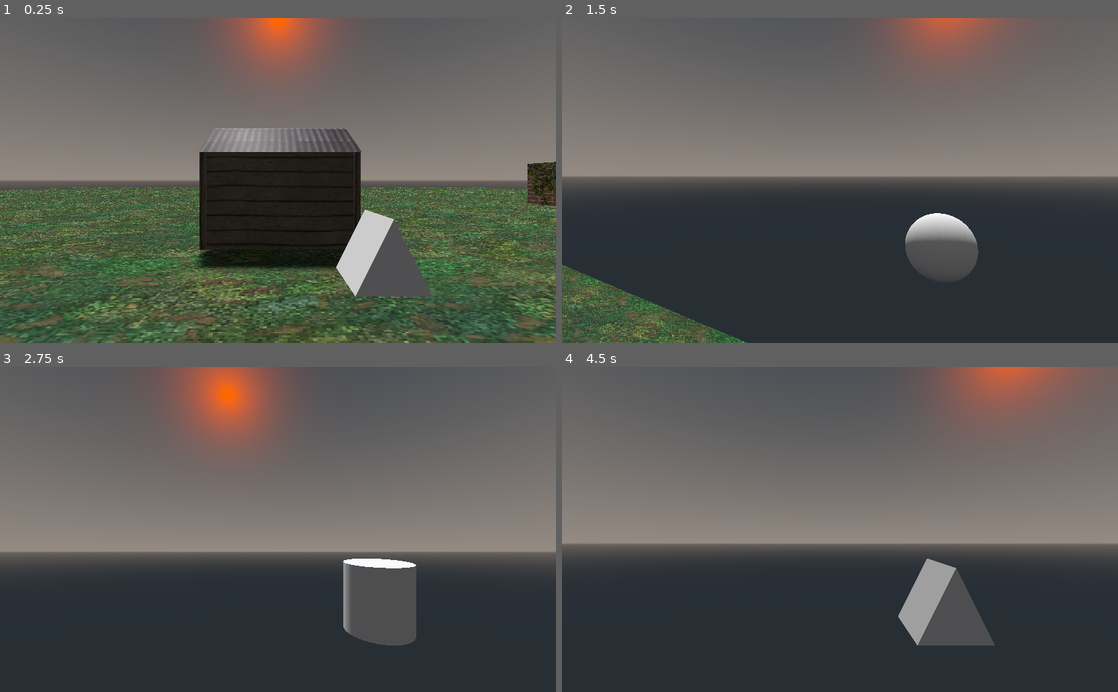
Above: before the commit, frames 1-4 (two rows, left to right).
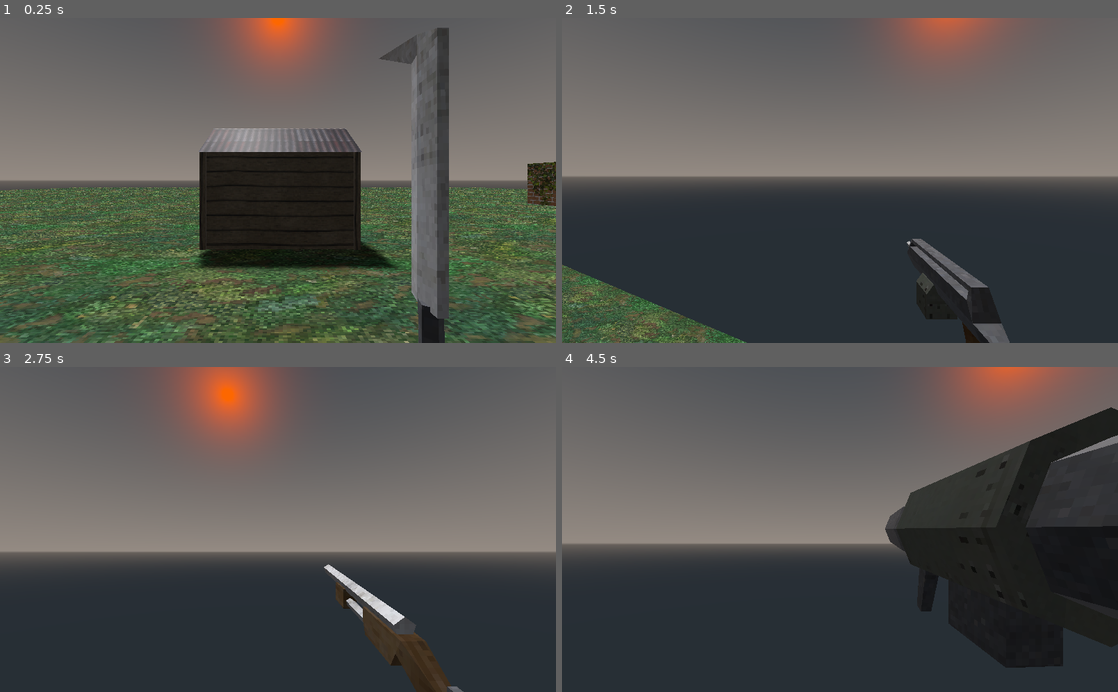
Above: after the commit, the same moments.

Repository: ikilinc1/-Godot-Engine-Retro-3D-FPS
Game: Godot game, scene res://World.tscn
Two runs of this game, one before a commit and one after it. Both use one fixed random seed, a clock stepped at 60 frames per second and the inputs below.
Inputs (mouse positions are in pixels of both pictures, inside the frame that each line leads up to):
- Up to frame 1 (0.25 s): no input
- Up to frame 2 (1.5 s): tap Enter at 0.5 s; move the mouse to (867, 180) at 0.52 s; hold W (move_forwards) from 0.53 s (still down); tap 1 at 0.6 s; tap Space (jump) at 0.77 s; move the mouse to (812, 180) at 1.27 s; tap 2 at 1.35 s
- Up to frame 3 (2.75 s): keep holding W (move_forwards); tap Space (jump) at 1.52, 2 s; move the mouse to (289, 523) at 2.02 s; tap 3 at 2.1 s
- Up to frame 4 (4.5 s): keep holding W (move_forwards); tap Enter at 2.75, 4.25 s; move the mouse to (834, 536) at 2.77 s; tap 4 at 2.85 s; tap Space (jump) at 3.02, 3.5, 3.77 s; move the mouse to (878, 532) at 3.52 s; tap 5 at 3.6 s; move the mouse to (795, 526) at 4.27 s; tap 6 at 4.35 s

The runs differ from the first frame. In frame 1, 7.1% of the frame differs, in the area x 60-81%, y 2-100%; in frame 2, 3.2%; in frame 3, 4.0%; in frame 4, 23%, in the area x 58-100%, y 12-93%.

Commit message:
added animation to weapons

Diff:
--- a/Retro-3D-FPS/characters/player/Player.tscn
+++ b/Retro-3D-FPS/characters/player/Player.tscn
@@ -1,20 +1,337 @@
-[gd_scene load_steps=10 format=2]
+[gd_scene load_steps=22 format=2]
 
 [ext_resource path="res://characters/player/Player.gd" type="Script" id=1]
 [ext_resource path="res://characters/CharacterMover.gd" type="Script" id=2]
 [ext_resource path="res://characters/HealthManager.gd" type="Script" id=3]
 [ext_resource path="res://characters/player/WeaponManager.gd" type="Script" id=4]
+[ext_resource path="res://weapons/rocketlauncher.glb" type="PackedScene" id=5]
+[ext_resource path="res://weapons/shotgun.glb" type="PackedScene" id=6]
+[ext_resource path="res://weapons/machinegun.glb" type="PackedScene" id=7]
+[ext_resource path="res://weapons/machete.glb" type="PackedScene" id=8]
 
 [sub_resource type="CapsuleShape" id=1]
 radius = 0.5
 
-[sub_resource type="CubeMesh" id=2]
-
-[sub_resource type="SphereMesh" id=3]
-
-[sub_resource type="CylinderMesh" id=4]
-
-[sub_resource type="PrismMesh" id=5]
+[sub_resource type="Animation" id=2]
+length = 0.001
+tracks/0/type = "value"
+tracks/0/path = NodePath("Graphics:translation")
+tracks/0/interp = 1
+tracks/0/loop_wrap = true
+tracks/0/imported = false
+tracks/0/enabled = true
+tracks/0/keys = {
+"times": PoolRealArray( 0 ),
+"transitions": PoolRealArray( 1 ),
+"update": 0,
+"values": [ Vector3( 0, 0, 0 ) ]
+}
+tracks/1/type = "value"
+tracks/1/path = NodePath("Graphics:rotation_degrees")
+tracks/1/interp = 1
+tracks/1/loop_wrap = true
+tracks/1/imported = false
+tracks/1/enabled = true
+tracks/1/keys = {
+"times": PoolRealArray( 0 ),
+"transitions": PoolRealArray( 1 ),
+"update": 0,
+"values": [ Vector3( 0, 0, 0 ) ]
+}
+
+[sub_resource type="Animation" id=3]
+resource_name = "attack"
+length = 0.3
+step = 0.05
+tracks/0/type = "value"
+tracks/0/path = NodePath("Graphics:translation")
+tracks/0/interp = 1
+tracks/0/loop_wrap = true
+tracks/0/imported = false
+tracks/0/enabled = true
+tracks/0/keys = {
+"times": PoolRealArray( 0, 0.1, 0.3 ),
+"transitions": PoolRealArray( 1, 1, 1 ),
+"update": 0,
+"values": [ Vector3( -0.1, 0, 2.98023e-08 ), Vector3( -0.1, 0, 0.2 ), Vector3( 0, 0, 0 ) ]
+}
+tracks/1/type = "value"
+tracks/1/path = NodePath("Graphics:rotation_degrees")
+tracks/1/interp = 1
+tracks/1/loop_wrap = true
+tracks/1/imported = false
+tracks/1/enabled = true
+tracks/1/keys = {
+"times": PoolRealArray( 0, 0.1, 0.3 ),
+"transitions": PoolRealArray( 1, 1, 1 ),
+"update": 0,
+"values": [ Vector3( 19.9207, -1.81693, -5.3191 ), Vector3( -76.6706, 57.4746, -41.2784 ), Vector3( 0, 0, 0 ) ]
+}
+
+[sub_resource type="Animation" id=4]
+resource_name = "idle"
+loop = true
+tracks/0/type = "value"
+tracks/0/path = NodePath("Graphics:translation")
+tracks/0/interp = 1
+tracks/0/loop_wrap = true
+tracks/0/imported = false
+tracks/0/enabled = true
+tracks/0/keys = {
+"times": PoolRealArray( 0 ),
+"transitions": PoolRealArray( 1 ),
+"update": 0,
+"values": [ Vector3( 0, 0, 0 ) ]
+}
+tracks/1/type = "value"
+tracks/1/path = NodePath("Graphics:rotation_degrees")
+tracks/1/interp = 1
+tracks/1/loop_wrap = true
+tracks/1/imported = false
+tracks/1/enabled = true
+tracks/1/keys = {
+"times": PoolRealArray( 0 ),
+"transitions": PoolRealArray( 1 ),
+"update": 0,
+"values": [ Vector3( 0, 0, 0 ) ]
+}
+
+[sub_resource type="Animation" id=5]
+length = 0.001
+tracks/0/type = "value"
+tracks/0/path = NodePath("Graphics:translation")
+tracks/0/interp = 1
+tracks/0/loop_wrap = true
+tracks/0/imported = false
+tracks/0/enabled = true
+tracks/0/keys = {
+"times": PoolRealArray( 0 ),
+"transitions": PoolRealArray( 1 ),
+"update": 0,
+"values": [ Vector3( 0, 0, 0 ) ]
+}
+tracks/1/type = "value"
+tracks/1/path = NodePath("Graphics:rotation_degrees")
+tracks/1/interp = 1
+tracks/1/loop_wrap = true
+tracks/1/imported = false
+tracks/1/enabled = true
+tracks/1/keys = {
+"times": PoolRealArray( 0 ),
+"transitions": PoolRealArray( 1 ),
+"update": 0,
+"values": [ Vector3( 0, 0, 0 ) ]
+}
+
+[sub_resource type="Animation" id=6]
+resource_name = "attack"
+length = 0.2
+tracks/0/type = "value"
+tracks/0/path = NodePath("Graphics:translation")
+tracks/0/interp = 1
+tracks/0/loop_wrap = true
+tracks/0/imported = false
+tracks/0/enabled = true
+tracks/0/keys = {
+"times": PoolRealArray( 0, 0.2 ),
+"transitions": PoolRealArray( 1, 1 ),
+"update": 0,
+"values": [ Vector3( 0, 0, 0.1 ), Vector3( 0, 0, 0 ) ]
+}
+
+[sub_resource type="Animation" id=7]
+resource_name = "idle"
+loop = true
+tracks/0/type = "value"
+tracks/0/path = NodePath("Graphics:translation")
+tracks/0/interp = 1
+tracks/0/loop_wrap = true
+tracks/0/imported = false
+tracks/0/enabled = true
+tracks/0/keys = {
+"times": PoolRealArray( 0 ),
+"transitions": PoolRealArray( 1 ),
+"update": 0,
+"values": [ Vector3( 0, 0, 0 ) ]
+}
+tracks/1/type = "value"
+tracks/1/path = NodePath("Graphics:rotation_degrees")
+tracks/1/interp = 1
+tracks/1/loop_wrap = true
+tracks/1/imported = false
+tracks/1/enabled = true
+tracks/1/keys = {
+"times": PoolRealArray( 0 ),
+"transitions": PoolRealArray( 1 ),
+"update": 0,
+"values": [ Vector3( 0, 0, 0 ) ]
+}
+
+[sub_resource type="Animation" id=8]
+length = 0.001
+tracks/0/type = "value"
+tracks/0/path = NodePath("Graphics:translation")
+tracks/0/interp = 1
+tracks/0/loop_wrap = true
+tracks/0/imported = false
+tracks/0/enabled = true
+tracks/0/keys = {
+"times": PoolRealArray( 0 ),
+"transitions": PoolRealArray( 1 ),
+"update": 0,
+"values": [ Vector3( 0, 0, 0 ) ]
+}
+tracks/1/type = "value"
+tracks/1/path = NodePath("Graphics:scale")
+tracks/1/interp = 1
+tracks/1/loop_wrap = true
+tracks/1/imported = false
+tracks/1/enabled = true
+tracks/1/keys = {
+"times": PoolRealArray( 0 ),
+"transitions": PoolRealArray( 1 ),
+"update": 0,
+"values": [ Vector3( 1, 1, 1 ) ]
+}
+tracks/2/type = "value"
+tracks/2/path = NodePath("Graphics:rotation_degrees")
+tracks/2/interp = 1
+tracks/2/loop_wrap = true
+tracks/2/imported = false
+tracks/2/enabled = true
+tracks/2/keys = {
+"times": PoolRealArray( 0 ),
+"transitions": PoolRealArray( 1 ),
+"update": 0,
+"values": [ Vector3( 0, 0, 0 ) ]
+}
+
+[sub_resource type="Animation" id=9]
+resource_name = "attack"
+length = 0.8
+tracks/0/type = "value"
+tracks/0/path = NodePath("Graphics:translation")
+tracks/0/interp = 1
+tracks/0/loop_wrap = true
+tracks/0/imported = false
+tracks/0/enabled = true
+tracks/0/keys = {
+"times": PoolRealArray( 0, 0.2, 0.3, 0.4, 0.5, 0.8 ),
+"transitions": PoolRealArray( 1, 1, 1, 1, 1, 1 ),
+"update": 0,
+"values": [ Vector3( 0, 0, 0.1 ), Vector3( 0, 0, 0 ), Vector3( 0, 0, 5.96046e-08 ), Vector3( 0, -0.0906308, 0.0422619 ), Vector3( 0, 0, 5.96046e-08 ), Vector3( 0, 0, 0 ) ]
+}
+tracks/1/type = "value"
+tracks/1/path = NodePath("Graphics:rotation_degrees")
+tracks/1/interp = 1
+tracks/1/loop_wrap = true
+tracks/1/imported = false
+tracks/1/enabled = true
+tracks/1/keys = {
+"times": PoolRealArray( 0, 0.2, 0.3, 0.5, 0.8 ),
+"transitions": PoolRealArray( 1, 1, 1, 1, 1 ),
+"update": 0,
+"values": [ Vector3( 0, 0, 0 ), Vector3( 20, 0, 0 ), Vector3( 65, 0, 0 ), Vector3( 65, 0, 0 ), Vector3( 0, 0, 0 ) ]
+}
+
+[sub_resource type="Animation" id=10]
+resource_name = "idle"
+loop = true
+tracks/0/type = "value"
+tracks/0/path = NodePath("Graphics:translation")
+tracks/0/interp = 1
+tracks/0/loop_wrap = true
+tracks/0/imported = false
+tracks/0/enabled = true
+tracks/0/keys = {
+"times": PoolRealArray( 0 ),
+"transitions": PoolRealArray( 1 ),
+"update": 0,
+"values": [ Vector3( 0, 0, 0 ) ]
+}
+tracks/1/type = "value"
+tracks/1/path = NodePath("Graphics:rotation_degrees")
+tracks/1/interp = 1
+tracks/1/loop_wrap = true
+tracks/1/imported = false
+tracks/1/enabled = true
+tracks/1/keys = {
+"times": PoolRealArray( 0 ),
+"transitions": PoolRealArray( 1 ),
+"update": 0,
+"values": [ Vector3( 0, 0, 0 ) ]
+}
+
+[sub_resource type="Animation" id=11]
+length = 0.001
+tracks/0/type = "value"
+tracks/0/path = NodePath("Graphics:translation")
+tracks/0/interp = 1
+tracks/0/loop_wrap = true
+tracks/0/imported = false
+tracks/0/enabled = true
+tracks/0/keys = {
+"times": PoolRealArray( 0 ),
+"transitions": PoolRealArray( 1 ),
+"update": 0,
+"values": [ Vector3( 0, 0, 0 ) ]
+}
+tracks/1/type = "value"
+tracks/1/path = NodePath("Graphics:rotation_degrees")
+tracks/1/interp = 1
+tracks/1/loop_wrap = true
+tracks/1/imported = false
+tracks/1/enabled = true
+tracks/1/keys = {
+"times": PoolRealArray( 0 ),
+"transitions": PoolRealArray( 1 ),
+"update": 0,
+"values": [ Vector3( 0, 0, 0 ) ]
+}
+
+[sub_resource type="Animation" id=12]
+resource_name = "attack"
+length = 0.4
+tracks/0/type = "value"
+tracks/0/path = NodePath("Graphics:translation")
+tracks/0/interp = 1
+tracks/0/loop_wrap = true
+tracks/0/imported = false
+tracks/0/enabled = true
+tracks/0/keys = {
+"times": PoolRealArray( 0, 0.4 ),
+"transitions": PoolRealArray( 1, 1 ),
+"update": 0,
+"values": [ Vector3( 1.49012e-08, 0, 0.0493229 ), Vector3( 0, 0, 0 ) ]
+}
+
+[sub_resource type="Animation" id=13]
+resource_name = "idle"
+loop = true
+tracks/0/type = "value"
+tracks/0/path = NodePath("Graphics:translation")
+tracks/0/interp = 1
+tracks/0/loop_wrap = true
+tracks/0/imported = false
+tracks/0/enabled = true
+tracks/0/keys = {
+"times": PoolRealArray( 0.7 ),
+"transitions": PoolRealArray( 1 ),
+"update": 0,
+"values": [ Vector3( 0, 0, 0 ) ]
+}
+tracks/1/type = "value"
+tracks/1/path = NodePath("Graphics:rotation_degrees")
+tracks/1/interp = 1
+tracks/1/loop_wrap = true
+tracks/1/imported = false
+tracks/1/enabled = true
+tracks/1/keys = {
+"times": PoolRealArray( 0.7 ),
+"transitions": PoolRealArray( 1 ),
+"update": 0,
+"values": [ Vector3( 0, 0, 0 ) ]
+}
 
 [node name="Player" type="KinematicBody"]
 collision_layer = 6
@@ -35,28 +352,65 @@
 
 [node name="Weapons" type="Spatial" parent="Camera/WeaponManager"]
 
-[node name="Knife" type="MeshInstance" parent="Camera/WeaponManager/Weapons"]
-transform = Transform( 0.1, 0, 0, 0, 0.1, 0, 0, 0, 0.1, 0.3, -0.15, -0.2 )
+[node name="Machete" type="Spatial" parent="Camera/WeaponManager/Weapons"]
+transform = Transform( 1, 0, 0, 0, 1, 0, 0, 0, 1, 0.0952334, -0.059131, 0.355746 )
+
+[node name="Graphics" type="Spatial" parent="Camera/WeaponManager/Weapons/Machete"]
+transform = Transform( 1, 0, 0, 0, 1, 0, 0, 0, 1, 0, 0, 0 )
+
+[node name="machete" parent="Camera/WeaponManager/Weapons/Machete/Graphics" instance=ExtResource( 8 )]
+transform = Transform( 0.1, 0, 0, 0, 0.1, 0, 0, 0, 0.1, 0, 0, 0 )
+
+[node name="AnimationPlayer" type="AnimationPlayer" parent="Camera/WeaponManager/Weapons/Machete"]
+autoplay = "idle"
+anims/RESET = SubResource( 2 )
+anims/attack = SubResource( 3 )
+anims/idle = SubResource( 4 )
+
+[node name="MachineGun" type="Spatial" parent="Camera/WeaponManager/Weapons"]
+transform = Transform( 1, 0, 0, 0, 1, 0, 0, 0, 1, 0.105916, -0.0788125, 0.316466 )
 visible = false
-mesh = SubResource( 2 )
-material/0 = null
-
-[node name="MachineGun" type="MeshInstance" parent="Camera/WeaponManager/Weapons"]
-transform = Transform( 0.1, 0, 0, 0, 0.1, 0, 0, 0, 0.1, 0.3, -0.15, -0.2 )
+
+[node name="Graphics" type="Spatial" parent="Camera/WeaponManager/Weapons/MachineGun"]
+
+[node name="machinegun" parent="Camera/WeaponManager/Weapons/MachineGun/Graphics" instance=ExtResource( 7 )]
+transform = Transform( 0.1, 0, 0, 0, 0.1, 0, 0, 0, 0.1, 0, 0, 0 )
+
+[node name="AnimationPlayer" type="AnimationPlayer" parent="Camera/WeaponManager/Weapons/MachineGun"]
+autoplay = "idle"
+anims/RESET = SubResource( 5 )
+anims/attack = SubResource( 6 )
+anims/idle = SubResource( 7 )
+
+[node name="Shotgun" type="Spatial" parent="Camera/WeaponManager/Weapons"]
+transform = Transform( 1, 0, 0, 0, 1, 0, 0, 0, 1, 0.0621646, -0.013283, 0.405079 )
 visible = false
-mesh = SubResource( 3 )
-material/0 = null
-
-[node name="Shotgun" type="MeshInstance" parent="Camera/WeaponManager/Weapons"]
-transform = Transform( 0.1, 0, 0, 0, 0.1, 0, 0, 0, 0.1, 0.3, -0.15, -0.2 )
+
+[node name="Graphics" type="Spatial" parent="Camera/WeaponManager/Weapons/Shotgun"]
+
+[node name="shotgun" parent="Camera/WeaponManager/Weapons/Shotgun/Graphics" instance=ExtResource( 6 )]
+transform = Transform( 0.1, 0, 0, 0, 0.1, 0, 0, 0, 0.1, 0, 0, 0 )
+
+[node name="AnimationPlayer" type="AnimationPlayer" parent="Camera/WeaponManager/Weapons/Shotgun"]
+autoplay = "idle"
+anims/RESET = SubResource( 8 )
+anims/attack = SubResource( 9 )
+anims/idle = SubResource( 10 )
+
+[node name="RocketLauncher" type="Spatial" parent="Camera/WeaponManager/Weapons"]
+transform = Transform( 0.998351, 0, 0.0574072, 0, 1, 0, -0.0574072, 0, 0.998351, 0.101555, -0.00539851, 0.35428 )
 visible = false
-mesh = SubResource( 4 )
-material/0 = null
-
-[node name="RocketLauncher" type="MeshInstance" parent="Camera/WeaponManager/Weapons"]
-transform = Transform( 0.1, 0, 0, 0, 0.1, 0, 0, 0, 0.1, 0.3, -0.15, -0.2 )
-mesh = SubResource( 5 )
-material/0 = null
+
+[node name="Graphics" type="Spatial" parent="Camera/WeaponManager/Weapons/RocketLauncher"]
+
+[node name="rocketlauncher" parent="Camera/WeaponManager/Weapons/RocketLauncher/Graphics" instance=ExtResource( 5 )]
+transform = Transform( 0.1, 0, 0, 0, 0.1, 0, 0, 0, 0.1, 0, 0, 0 )
+
+[node name="AnimationPlayer" type="AnimationPlayer" parent="Camera/WeaponManager/Weapons/RocketLauncher"]
+autoplay = "idle"
+anims/RESET = SubResource( 11 )
+anims/attack = SubResource( 12 )
+anims/idle = SubResource( 13 )
 
 [node name="CharacterMover" type="Spatial" parent="."]
 script = ExtResource( 2 )
--- a/Retro-3D-FPS/characters/player/WeaponManager.gd
+++ b/Retro-3D-FPS/characters/player/WeaponManager.gd
@@ -1,8 +1,8 @@
 extends Spatial
 
-enum WEAPON_SLOTS {KNIFE, MACHINE_GUN, SHOTGUN, ROCKET_LAUNCHER}
+enum WEAPON_SLOTS {MACHETE, MACHINE_GUN, SHOTGUN, ROCKET_LAUNCHER}
 var slots_unlocked = {
-	WEAPON_SLOTS.KNIFE: true,
+	WEAPON_SLOTS.MACHETE: true,
 	WEAPON_SLOTS.MACHINE_GUN: true,
 	WEAPON_SLOTS.SHOTGUN: true,
 	WEAPON_SLOTS.ROCKET_LAUNCHER: true,
